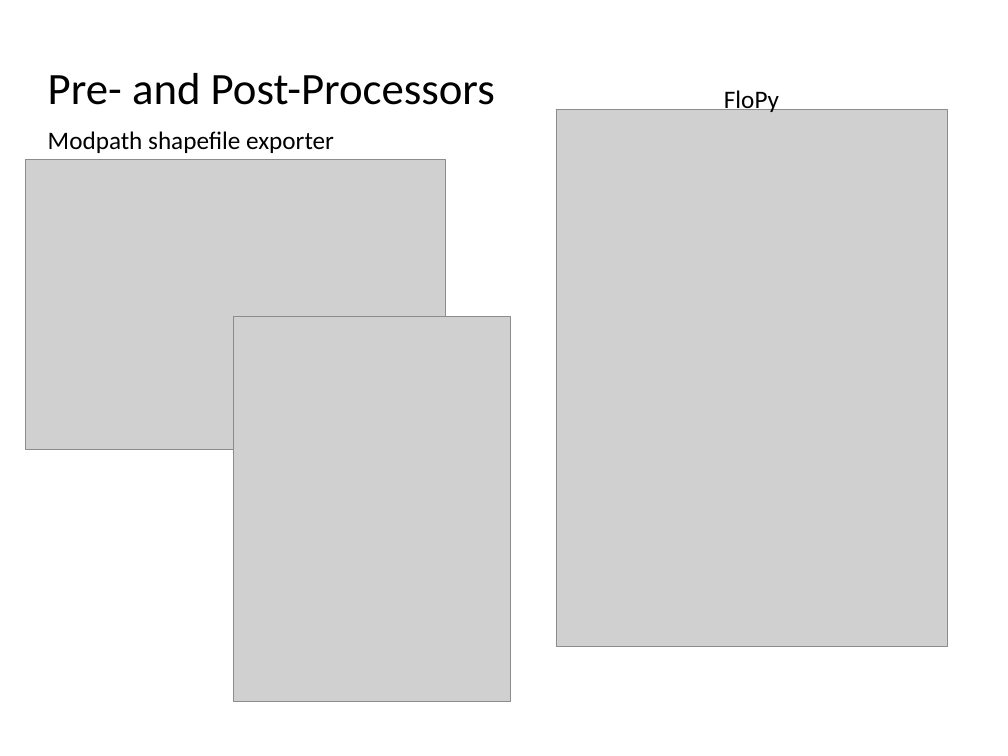
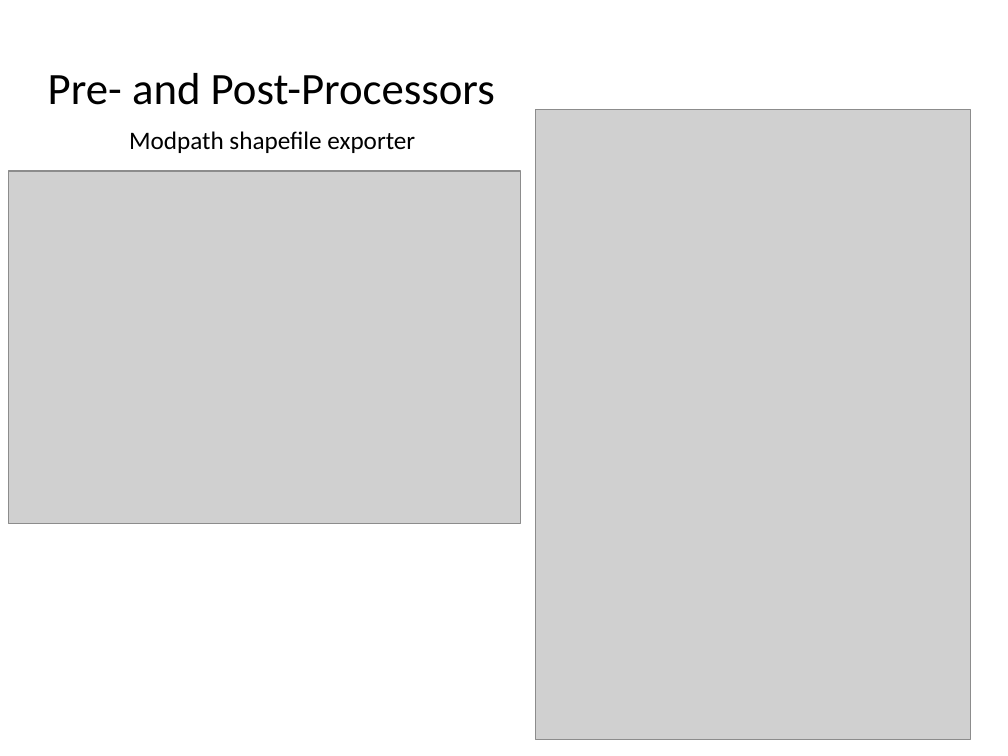
Before and after one commit to jdhughes-usgs/modflow-sandiego-2023, a slide deck: slide 18 of Lectures/Day5_7lecture_Modpath.pptx. Drawn at 1008x756 pixels with LibreOffice and Linux fonts; fonts in the diff are those of the drawing; grey boxes stand for pictures. Boxes give left, top, right and bottom in pixels: in the first picture for what was removed or moved away, otherwise in the second. Text is boxed around its words. In the diff, an @@ line names an element or a change of style, - is before the commit and + after.

```diff
--- a/Lectures/Day5_7lecture_Modpath.pptx
+++ b/Lectures/Day5_7lecture_Modpath.pptx
@@ text "Modpath shapefile exporter": place and size @@
-text "Modpath shapefile exporter" at box(48, 131, 334, 153)
+text "Modpath shapefile exporter" at box(129, 131, 415, 153)
@@ picture: place and size @@
-picture at box(556, 109, 948, 646)
+picture at box(535, 109, 970, 739)
@@ text removed at box(724, 90, 779, 114) @@
-FloPy
@@ picture: place and size @@
-picture at box(25, 159, 446, 449)
+picture at box(8, 171, 520, 524)
@@ picture removed at box(234, 317, 511, 702) @@
```
Also in this commit, not shown: 1 slide added, 3 other files.
